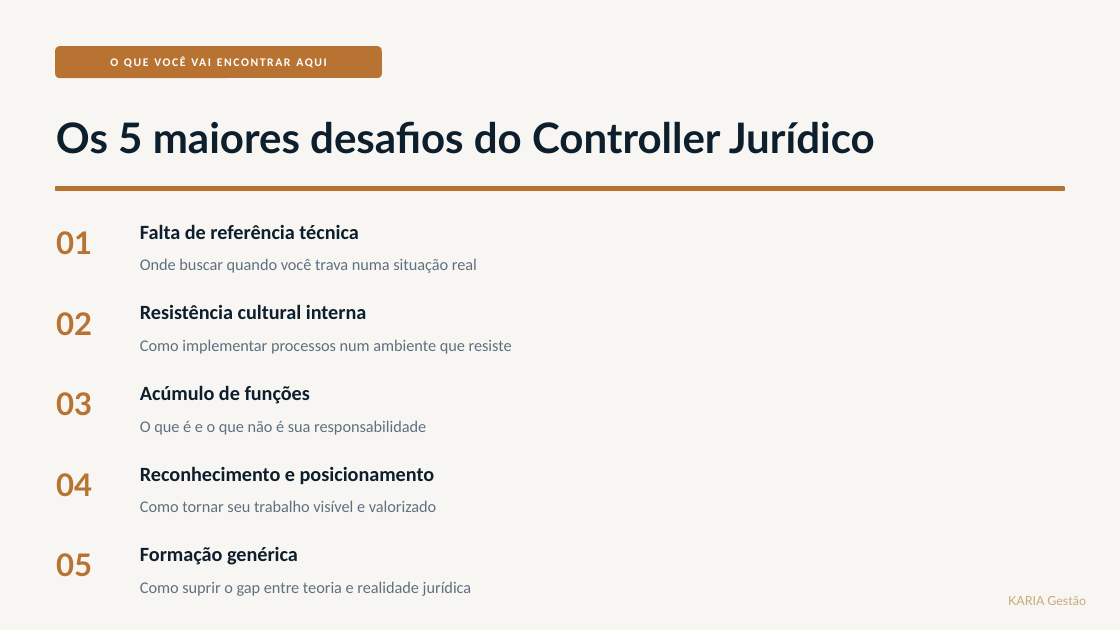
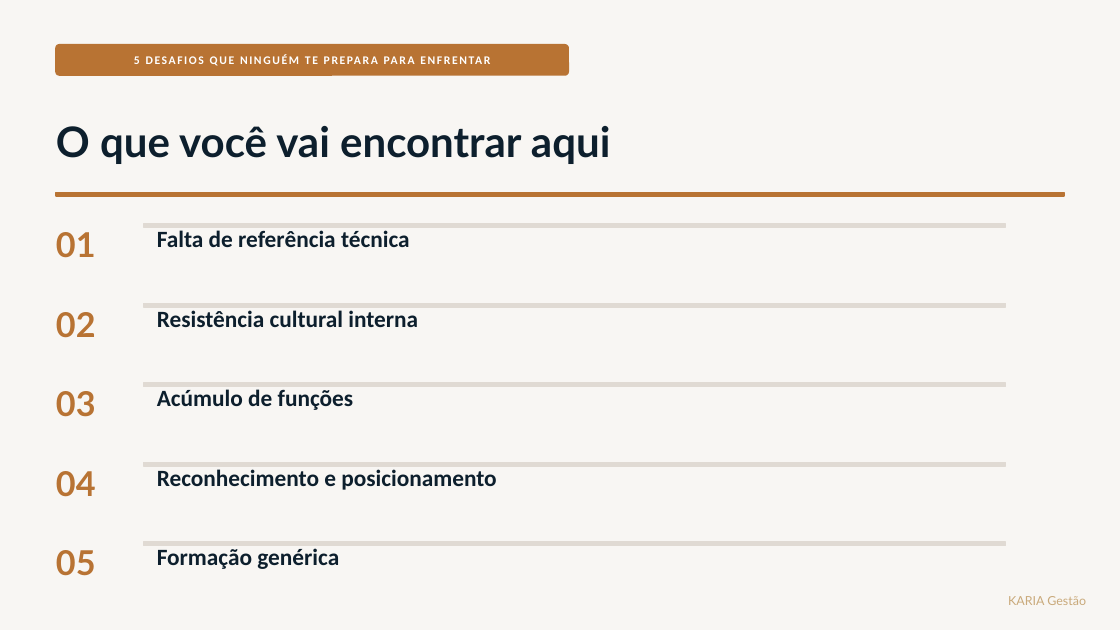
Before and after one commit to kariagestao/kariagestao.github.io, a slide deck: slide 3 of codigo-controller.pptx (slide 4 before the commit). Drawn at 1120x630 pixels with LibreOffice and Linux fonts; fonts in the diff are those of the drawing. Boxes give left, top, right and bottom in pixels: in the first picture for what was removed or moved away, otherwise in the second. Text is boxed around its words. In the diff, an @@ line names an element or a change of style, - is before the commit and + after.

```diff
--- a/codigo-controller.pptx
+++ b/codigo-controller.pptx
@@ rounded rectangle: place and size @@
-rounded rectangle at (56, 47, 381, 77)
+rounded rectangle at (56, 45, 568, 75)
@@ text at (134, 56, 140, 64): text changed @@
-O QUE VOCÊ VAI ENCONTRAR AQUI
+5 DESAFIOS QUE NINGUÉM TE PREPARA PARA ENFRENTAR
@@ text at (56, 126, 611, 164): text changed @@
-Os 5 maiores desafios do Controller Jurídico
+O que você vai encontrar aqui
@@ rectangle: place and size @@
-rectangle at (56, 187, 1064, 190)
+rectangle at (56, 193, 1064, 196)
@@ rectangle added at (143, 224, 1006, 227), fill #E0DAD3, outline #E0DAD3 1 pt @@
@@ size 13 to 15 pt in 5 elements at (157, 548, 339, 569), (157, 469, 496, 490), (157, 389, 354, 410), (157, 310, 418, 327), (157, 230, 410, 247) @@
@@ text "Falta de referência técnica": place and size @@
-text "Falta de referência técnica" at (140, 224, 358, 239)
+text "Falta de referência técnica" at (157, 230, 410, 247)
@@ text removed at (140, 258, 477, 273) @@
-Onde buscar quando você trava numa situação real
@@ text "Resistência cultural interna": place and size @@
-text "Resistência cultural interna" at (140, 304, 366, 319)
+text "Resistência cultural interna" at (157, 310, 418, 327)
@@ rectangle added at (143, 304, 1006, 307), fill #E0DAD3, outline #E0DAD3 1 pt @@
@@ text removed at (140, 339, 512, 354) @@
-Como implementar processos num ambiente que resiste
@@ rectangle added at (143, 383, 1006, 386), fill #E0DAD3, outline #E0DAD3 1 pt @@
@@ text "Acúmulo de funções": place and size @@
-text "Acúmulo de funções" at (140, 385, 310, 404)
+text "Acúmulo de funções" at (157, 389, 354, 410)
@@ text removed at (140, 420, 426, 435) @@
-O que é e o que não é sua responsabilidade
@@ rectangle added at (143, 463, 1006, 466), fill #E0DAD3, outline #E0DAD3 1 pt @@
@@ text "Reconhecimento e posicionamento": place and size @@
-text "Reconhecimento e posicionamento" at (140, 466, 435, 485)
+text "Reconhecimento e posicionamento" at (157, 469, 496, 490)
@@ text removed at (140, 500, 437, 512) @@
-Como tornar seu trabalho visível e valorizado
@@ size 20 to 22 pt in 5 elements at (56, 391, 96, 417), (56, 312, 96, 338), (56, 471, 96, 497), (56, 232, 96, 258), (56, 550, 96, 576) @@
@@ text "Formação genérica": place and size @@
-text "Formação genérica" at (140, 547, 298, 565)
+text "Formação genérica" at (157, 548, 339, 569)
@@ rectangle added at (143, 542, 1006, 545), fill #E0DAD3, outline #E0DAD3 1 pt @@
@@ text removed at (140, 581, 472, 596) @@
-Como suprir o gap entre teoria e realidade jurídica
```
Also in this commit, not shown: 11 other slides changed, 2 slides added, 18 slides removed.
